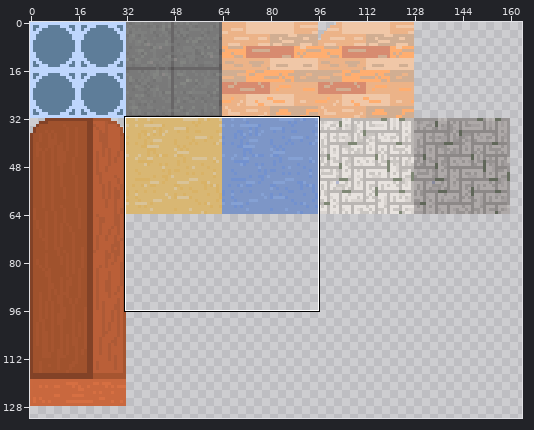
One commit to this sprite sheet: chaosdorftiles.png. The first picture is a wide view before the edit; the outline marks the close-up.
Close-up. Before:
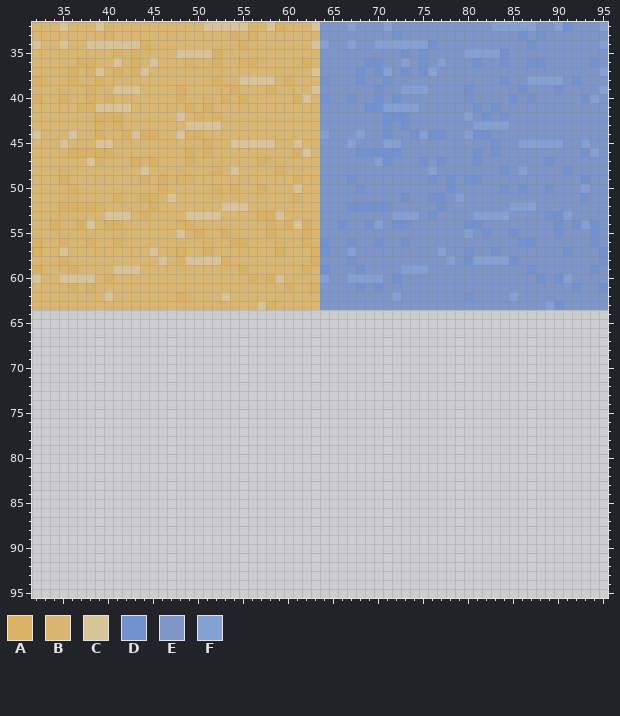
The file is 320x320 pixels. Colours within 5 levels of each other are drawn and written as one. Shown: x 32..95, y 32..95. The wide view leaves out empty margins.
Palette (. is transparent): A #d9b266  B #d9b773  C #d9c398  D #7291cf  E #7d96c7  F #85a1d4
Once edited:
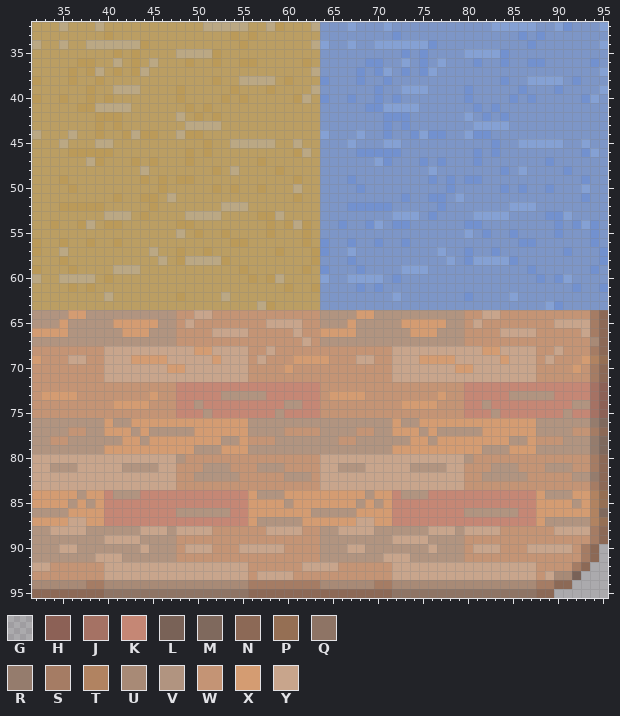
Colours new in this view: G #21181b32  H #8c6156  J #a57264  K #c58775  L #796257  M #7f695d  N #8c6956  P #956f54  Q #8e7465  R #957c6d  S #a57c64  T #b18361  U #a88a76  V #b19480  W #c49475  X #d49c72  Y #c8a58c
The exact change:
colour A: #d9b266 -> #bb9a59
colour B: #d9b773 -> #bb9e63
colour C: #d9c398 -> #bba884
Changed rows in their new state; - is a pixel that keeps its letter.
first column x 32:
64 VVVVXXVVVVVVVVVVWWYYWWWWWWWWWWWWVVVVXXVVVVVVVVVVWWYYWWWWWWWWWWSN
65 VVVXVVVVVXXXXXVVWYWWWWWWWWYYYYWWVVVXVVVVVXXXXXVVWYWWWWWWWWYYYYSN
66 XXXXVVVVVVXXXVVVWWWWYYYYWWWWWYWWXXXXVVVVVVXXXVVVWWWWYYYYWWWWWYSN
67 VVVVVVVVVVVVVVVVWWWWWWWWWWWWWWYWVVVVVVVVVVVVVVVVWWWWWWWWWWWWWWUN
68 WWWWWWWWYYYYYYYYYYXXYYYYWWYWWWWWWWWWWWWWYYYYYYYYYYXXYYYYWWYWWWSN
69 XWWWYYWWYYYXXXXYYYYYXYYYWYWWWXXXXWWWYYWWYYYXXXXYYYYYXYYYWYWWWXTP
70 WWWWWWWWYYYYYYYXXYYYYYYYWWWWXWWWWWWWWWWWYYYYYYYXXYYYYYYYWWWWXWSN
71 WWWWWWWWYYYYYYYYYYYYYYYYWWWWWWWWWWWWWWWWYYYYYYYYYYYYYYYYWWWWWWSN
72 WWWWWWWWWWWWWWWWKKKKKKKKKKKKKKKKWWWWWWWWWWWWWWWWKKKKKKKKKKKKKKJH
73 WXXXXWWWWWWWWXWWKKKKKVVVVVKKKKKKWXXXXWWWWWWWWXWWKKKKKVVVVVKKKKJH
74 WWWWWWWWWXXXXWWWKKVKKKKKKKKKVVKKWWWWWWWWWXXXXWWWKKVKKKKKKKKKVVJH
75 WWWWWWWWWWWWWWWWKKKVKKKKKKKVKKKKWWWWWWWWWWWWWWWWKKKVKKKKKKKVKKJH
76 VVVVVVVVXVVXXXXXXXXXXXXXVVVVVVVVVVVVVVVVXVVXXXXXXXXXXXXXVVVVVVRM
77 VVVVWWVVXXXVXVVVVVXXXXXXVVVVWWWWVVVVWWVVXXXVXVVVVVXXXXXXVVVVWWSN
78 VVWWVVVVVVXXVXXXXXXXXVVXWWWVVVVVVVWWVVVVVVXXVXXXXXXXXVVXWWWVVVRM
79 VVVVVVVVXXXXXXXXXXVVVXXXVVVVVVVVVVVVVVVVXXXXXXXXXXVVVXXXVVVVVVRM
80 YYYYYYYYYYYYYYYYVWWWWWWWWWWWWWWWYYYYYYYYYYYYYYYYVWWWWWWWWWWWWWSN
81 YYVVVYYYYYVVVVYYWWWVVVWWWVVVWWWWYYVVVYYYYYVVVVYYWWWVVVWWWVVVWWSN
82 YYYYYYYYYYYYYYYYWWVVVVVWWWWWVVVWYYYYYYYYYYYYYYYYWWVVVVVWWWWWVVRN
83 YYYYYYYYYYYYYYYYWWWWWWWWWWWWWWWWYYYYYYYYYYYYYYYYWWWWWWWWWWWWWWSN
84 XXXXXVXXKVVVKKKKKKKKKKKKXVVVXXXXXXXXXVXXKVVVKKKKKKKKKKKKXVVVXXTP
85 XXXXVXVXKKKKKKKKKKKKKKKKXXXXVXXXXXXXVXVXKKKKKKKKKKKKKKKKXXXXVXTP
86 VVVVXXXXKKKKKKKKVVVVVVKKXXXXXXXVVVVVXXXXKKKKKKKKVVVVVVKKXXXXXXTM
87 XXXXYYXXKKKKKKKKKKKKKKKKXVVVVVXXXXXXYYXXKKKKKKKKKKKKKKKKXVVVVVTP
88 VVYYYYVVVVVVYYYVYYYYWWWWWWYYYYWWVVYYYYVVVVVVYYYVYYYYWWWWWWYYYYSN
89 VVVVVVVVYYYYVVVVWWWWWWWWWWWWWWWWVVVVVVVVYYYYVVVVWWWWWWWWWWWWWWSN
90 VVVYYVVVVVVVYVVVWYYYWWWYYYYYWWWWVVVYYVVVVVVVYVVVWYYYWWWYYYYYWSNG
91 VVVVVVVYYYVVVVVVWWWWWWWWWWWWWWWWVVVVVVVYYYVVVVVVWWWWWWWWWWWWWSNG
92 YYWWWWWWYYYYYYYYYYYYYYYYWWWWWWYYYYWWWWWWYYYYYYYYYYYYYYYYWWWWSNGG
93 WWWWWWWWYYYYYYYYYYYYYYYYWYYYYWWWWWWWWWWWYYYYYYYYYYYYYYYYWYUULGGG
94 UUUUUUSSUUUUUUUUUUUUUUUUSSSSSSSSUUUUUUSSUUUUUUUUUUUUUUUUSSNNGGGG
95 NNNNNNNNQQQQQQQQQQQQQQQQNNNNNNNNNNNNNNNNQQQQQQQQQQQQQQQQNNGGGGGG
Changed places in both close-ups, as pixel boxes (x1, y1, x2, y2):
changed: (32, 22, 608, 598)
